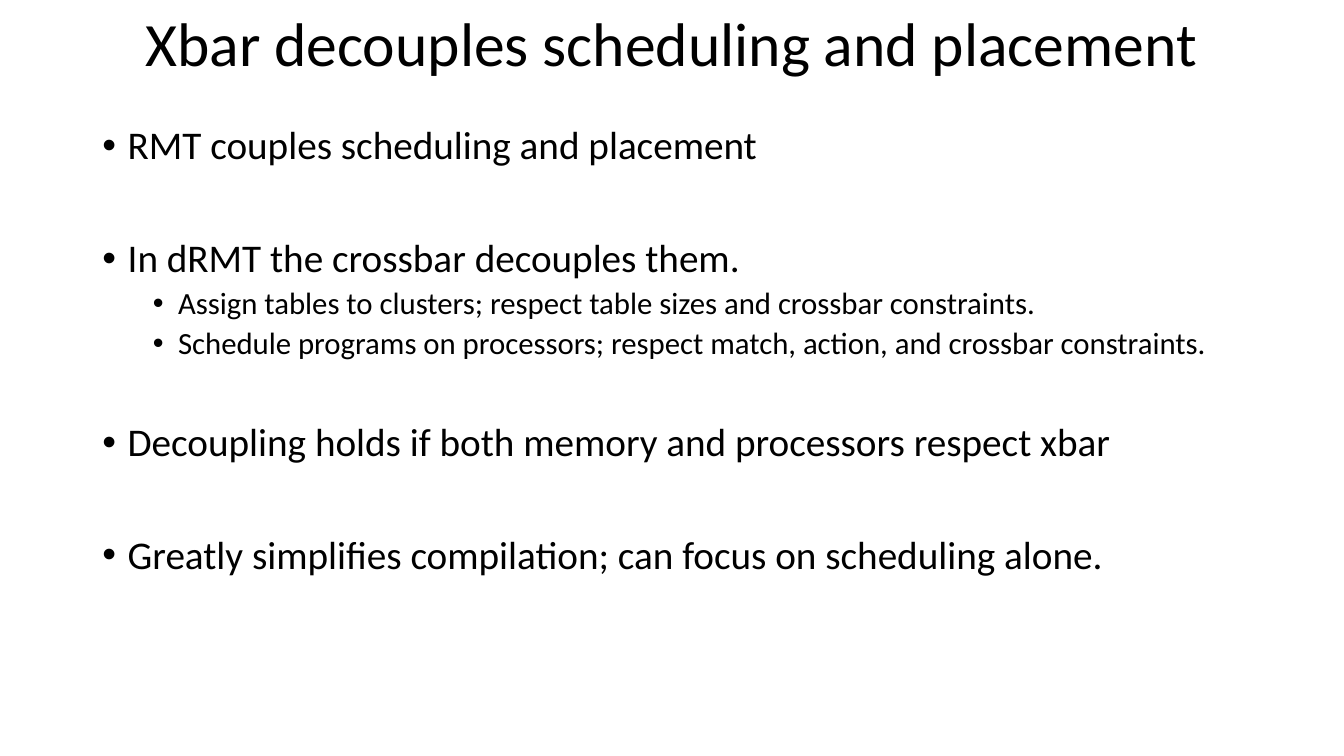
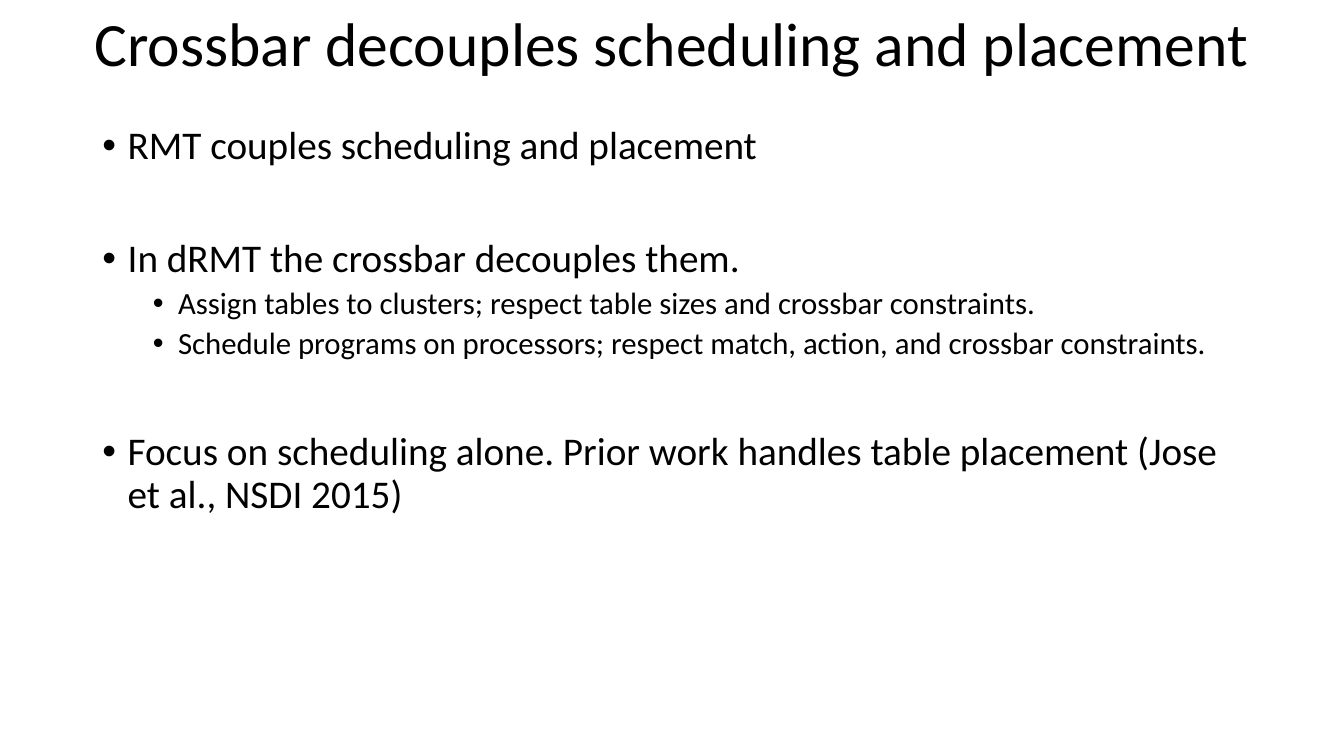
Before and after one commit to anirudhSK/drmt_talk, a slide deck: slide 13 of drmt_sigcomm.pptx. Drawn at 1344x756 pixels with LibreOffice and Linux fonts; fonts in the diff are those of the drawing. Boxes give left, top, right and bottom in pixels: in the first picture for what was removed or moved away, otherwise in the second. Text is boxed around its words. In the diff, an @@ line names an element or a change of style, - is before the commit and + after.

```diff
--- a/drmt_sigcomm.pptx
+++ b/drmt_sigcomm.pptx
@@ title at bbox=[94, 23, 1248, 77]: text changed @@
-Xbar decouples scheduling and placement
+Crossbar decouples scheduling and placement
@@ text at bbox=[128, 436, 1217, 514]: text changed @@
-• Decoupling holds if both memory and processors respect xbar
-• Greatly simplifies compilation; can focus on scheduling alone.
+• Focus on scheduling alone. Prior work handles table placement (Jose et al., NSDI 2015)
```
Also in this commit, not shown: 3 other slides changed.
